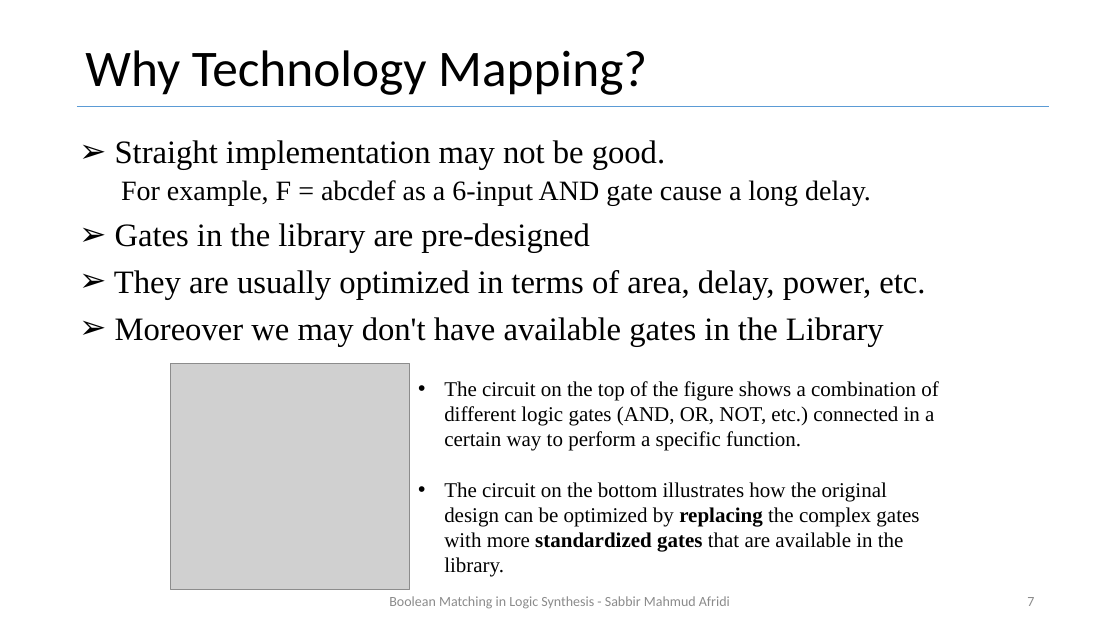
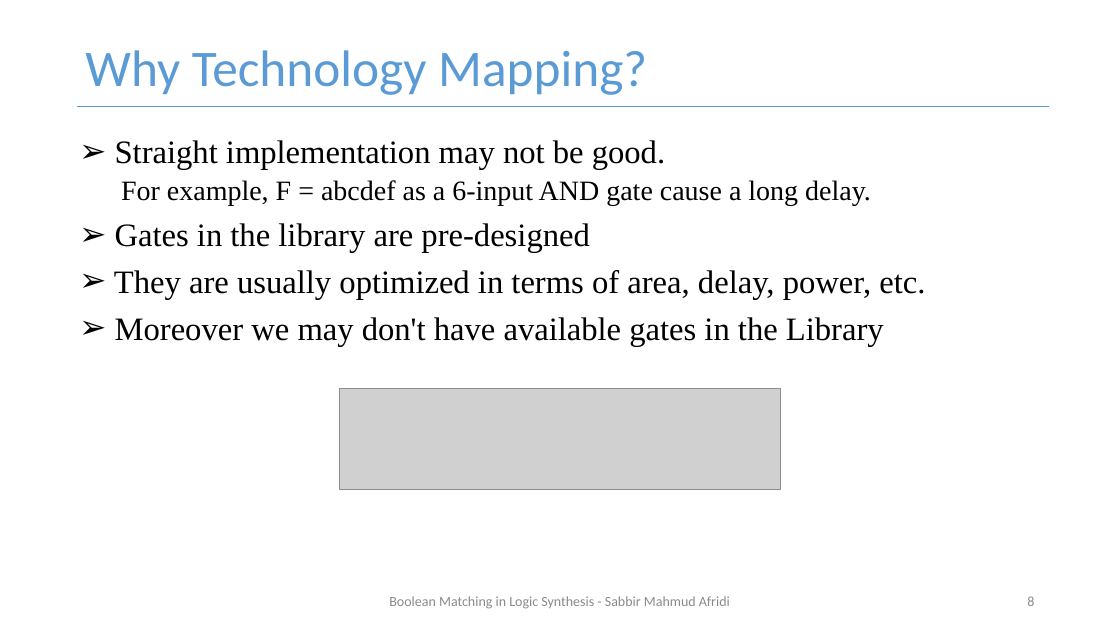
Before and after one commit to smahmuddz/logicSynthesis, a slide deck: slide 8 of Presentation.pptx (slide 7 before the commit). Drawn at 1120x630 pixels with LibreOffice and Linux fonts; fonts in the diff are those of the drawing; grey boxes stand for pictures. Boxes give left, top, right and bottom in pixels: in the first picture for what was removed or moved away, otherwise in the second. Text is boxed around its words. In the diff, an @@ line names an element or a change of style, - is before the commit and + after.

```diff
--- a/Presentation.pptx
+++ b/Presentation.pptx
@@ title "Why Technology Mapping?" at [85,50,647,95]: text colour #000000 to #5B9BD5 @@
@@ picture removed at [171,363,410,589] @@
@@ picture added at [340,389,781,490] @@
@@ text removed at [444,381,938,577] @@
-• The circuit on the top of the figure shows a combination of different logic gates (AND, OR, NOT, etc.) connected in a certain way to perform a specific function.
-• The circuit on the bottom illustrates how the original design can be optimized by replacing the complex gates with more standardized gates that are available in the library.
@@ page number at [1027,596,1034,606]: text changed @@
-7
+8
```
Also in this commit, not shown: 29 other slides changed, 2 slides added.
